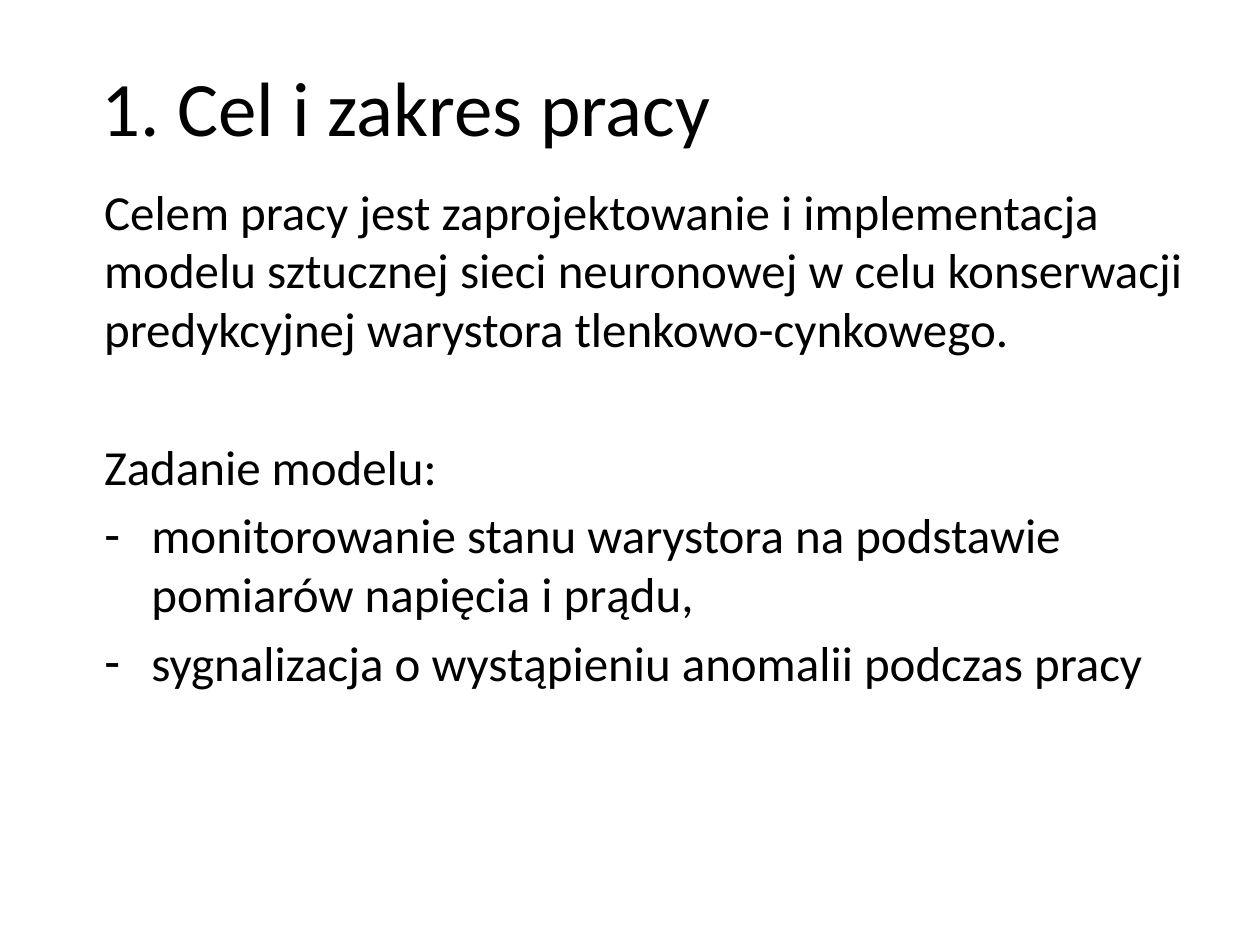
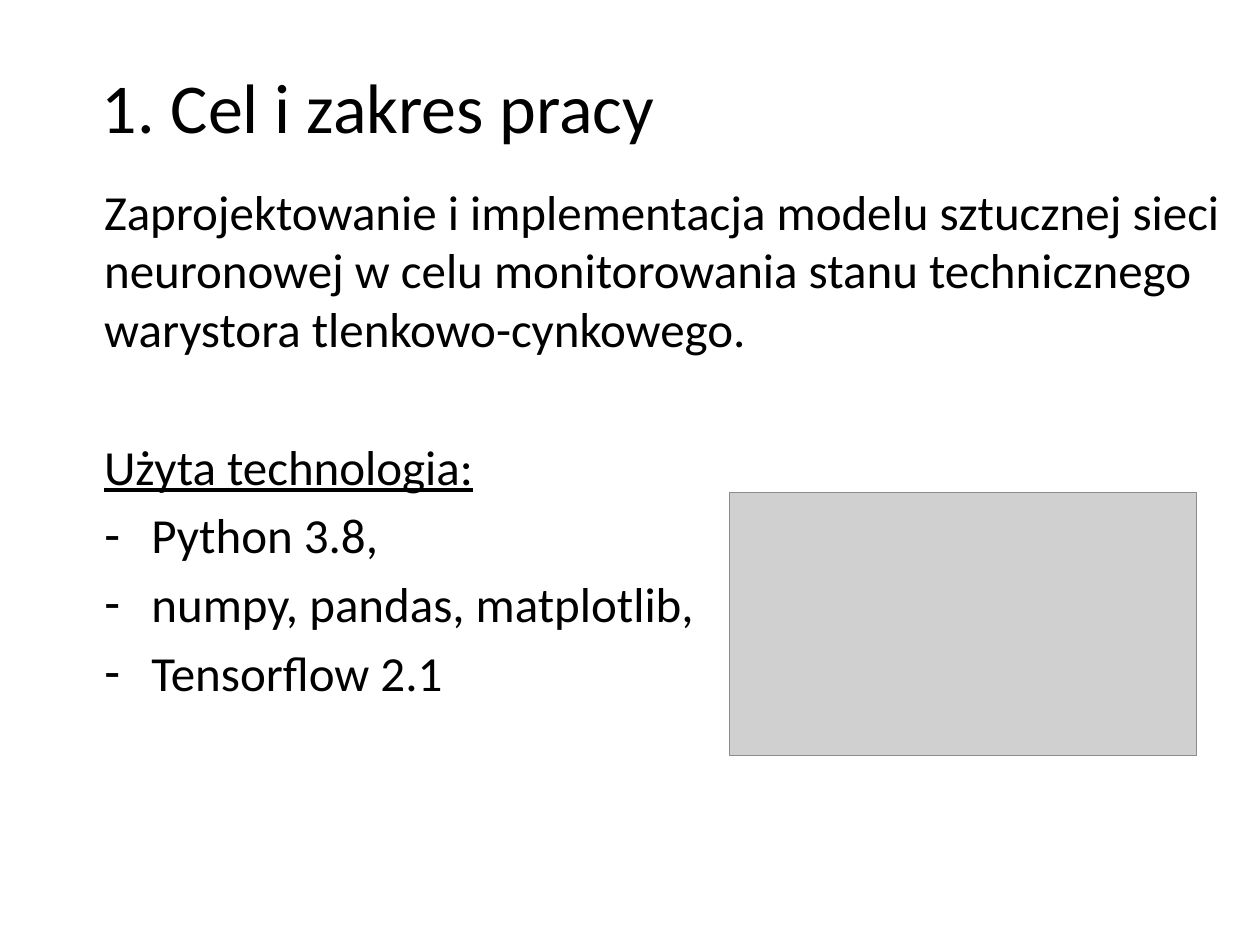
Before and after one commit to r-zareba/praca_inzynierska, a slide deck: slide 3 of prezentacja.pptx. Drawn at 1260x945 pixels with LibreOffice and Linux fonts; fonts in the diff are those of the drawing; grey boxes stand for pictures; background and template pictures are left out. Boxes give left, top, right and bottom in pixels: in the first picture for what was removed or moved away, otherwise in the second. Text is boxed around its words. In the diff, an @@ line names an element or a change of style, - is before the commit and + after.

```diff
--- a/prezentacja.pptx
+++ b/prezentacja.pptx
@@ text "1. Cel i zakres pracy" at (102, 84, 654, 145): size 44 to 40 pt @@
@@ text at (104, 196, 1220, 692): text changed @@
-Celem pracy jest zaprojektowanie i implementacja modelu sztucznej sieci neuronowej w celu konserwacji predykcyjnej warystora tlenkowo-cynkowego.
-Zadanie modelu:
-– monitorowanie stanu warystora na podstawie pomiarów napięcia i prądu,
-– sygnalizacja o wystąpieniu anomalii podczas pracy
+Zaprojektowanie i implementacja modelu sztucznej sieci neuronowej w celu monitorowania stanu technicznego warystora tlenkowo-cynkowego.
+Użyta technologia:
+– Python 3.8,
+– numpy, pandas, matplotlib,
+– Tensorflow 2.1
@@ picture added at (730, 493, 1197, 756) @@
```
Also in this commit, not shown: 2 other slides changed, 6 slides added, 7 slides removed, 7 other files.
